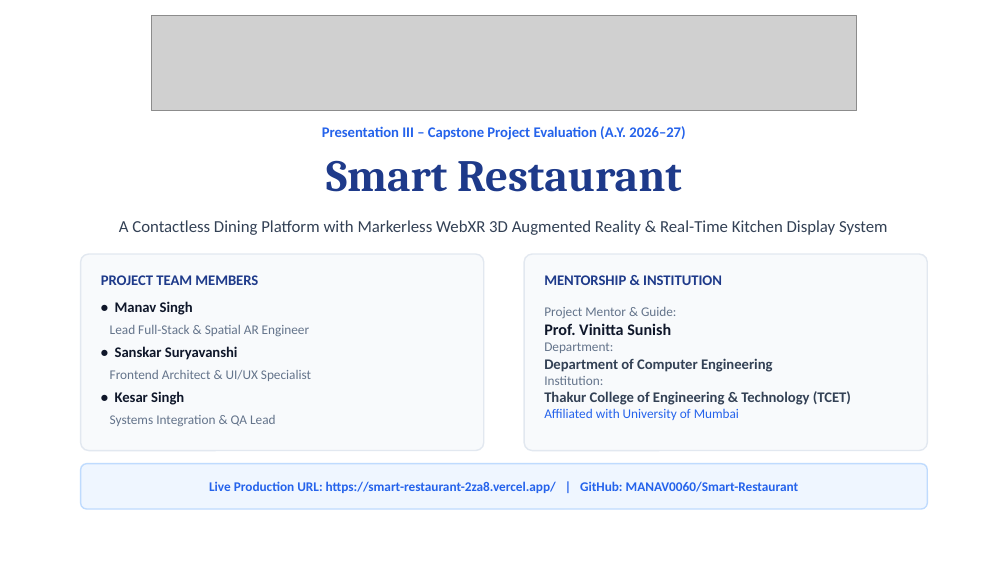
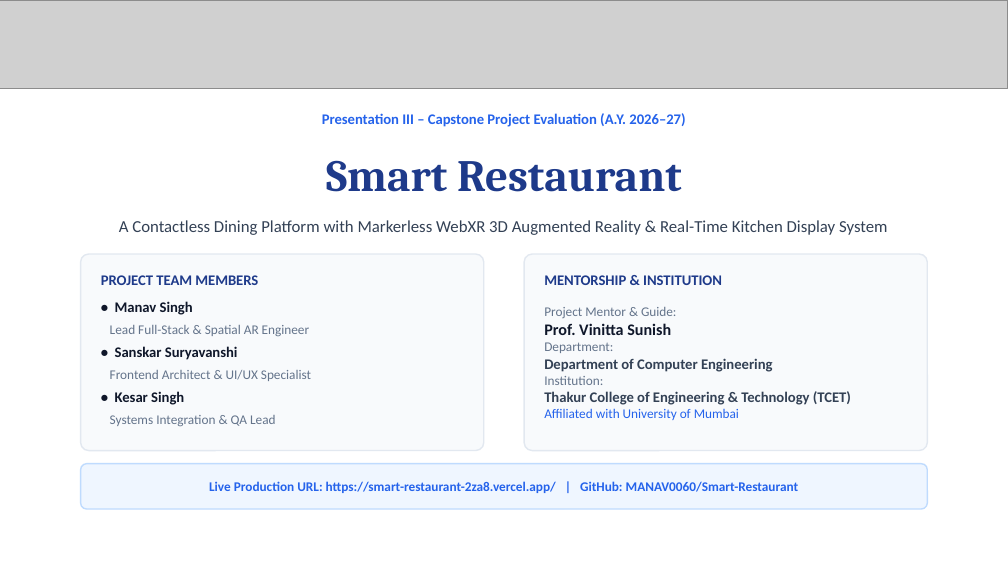
Before and after one commit to MANAV0060/Smart-Restaurant, a slide deck: slide 1 of Smart_Restaurant_Presentation_III.pptx. Drawn at 1008x567 pixels with LibreOffice and Linux fonts; fonts in the diff are those of the drawing; grey boxes stand for pictures. Boxes give left, top, right and bottom in pixels: in the first picture for what was removed or moved away, otherwise in the second. Text is boxed around its words. In the diff, an @@ line names an element or a change of style, - is before the commit and + after.

```diff
--- a/Smart_Restaurant_Presentation_III.pptx
+++ b/Smart_Restaurant_Presentation_III.pptx
@@ picture: place and size @@
-picture at box(151, 15, 857, 111)
+picture at box(0, 0, 1008, 89)
@@ text "Presentation III – Capstone Project ...": place and size @@
-text "Presentation III – Capstone Project ..." at box(322, 126, 685, 140)
+text "Presentation III – Capstone Project ..." at box(322, 113, 685, 127)
```
Also in this commit, not shown: 19 other slides changed, 8 other files.
